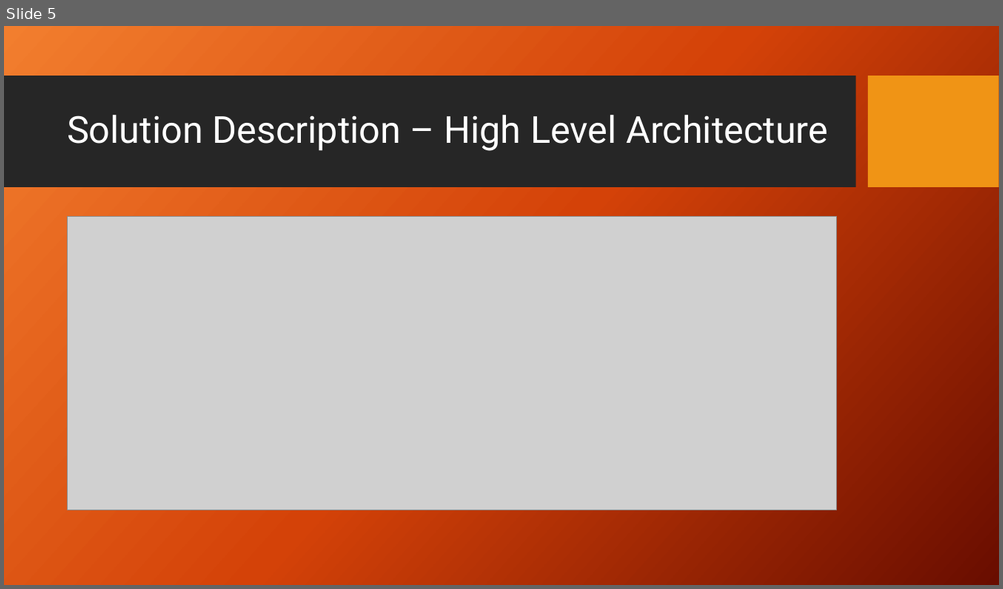
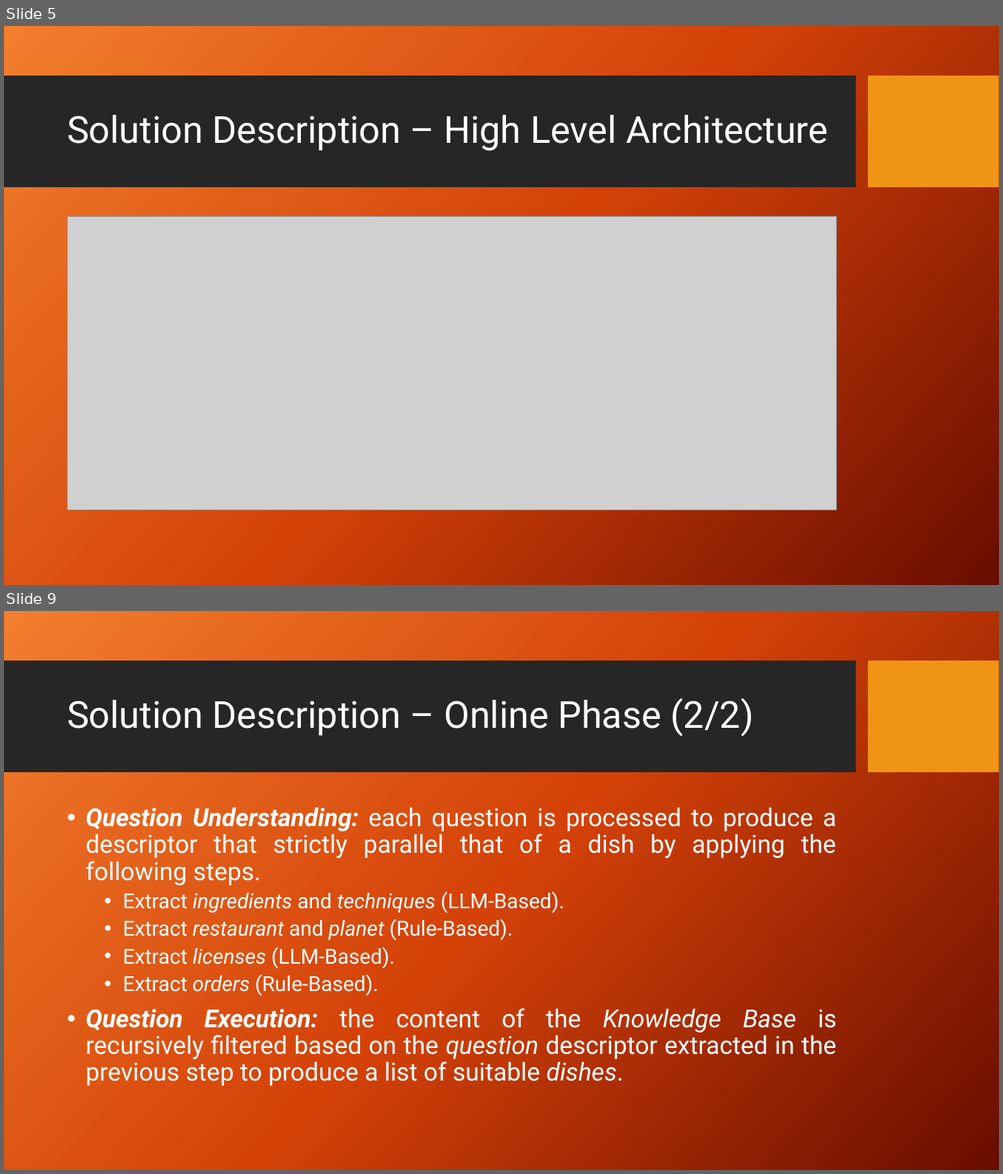
Before and after one commit to PaoloScarponi/hackapizza, a slide deck: docs/Hackapizza 2025 - Team LSF.pptx. Shown one above the other, each under a label of ours: slide 5 before the commit, slides 5 and 9 after it; the slides between them are not shown. The pictures are 1003x589 and 1003x1174 pixels, drawn with LibreOffice and Linux fonts; fonts in the diff are those of the drawing; grey boxes stand for pictures; background and template pictures are left out. Boxes give left, top, right and bottom in pixels: in the first picture for what was removed or moved away, otherwise in the second. Text is boxed around its words. In the diff, an @@ line names an element or a change of style, - is before the commit and + after.

```diff
--- a/docs/Hackapizza 2025 - Team LSF.pptx
+++ b/docs/Hackapizza 2025 - Team LSF.pptx
@@ slide 9 added at (x1=4, y1=611, x2=999, y2=1170), background picture (left out); not listed: 2 template elements that a slide beside it also shows @@
@@ title added at (x1=67, y1=698, x2=754, y2=737), 36 pt, text #FFFFFF @@
+Solution Description – Online Phase (2/2)
@@ text added at (x1=85, y1=807, x2=836, y2=1086), 24 pt, text #FFFFFF @@
+• Question Understanding: each question is processed to produce a descriptor that strictly parallel that of a dish by applying the following steps.
+  • Extract ingredients and techniques (LLM-Based).
+  • Extract restaurant and planet (Rule-Based).
+  • Extract licenses (LLM-Based).
+  • Extract orders (Rule-Based).
+• Question Execution: the content of the Knowledge Base is recursively filtered based on the question descriptor extracted in the previous step to produce a list of suitable dishes.
```
Also in this commit, not shown: 5 slides changed, 2 other slides added, 2 other files.
